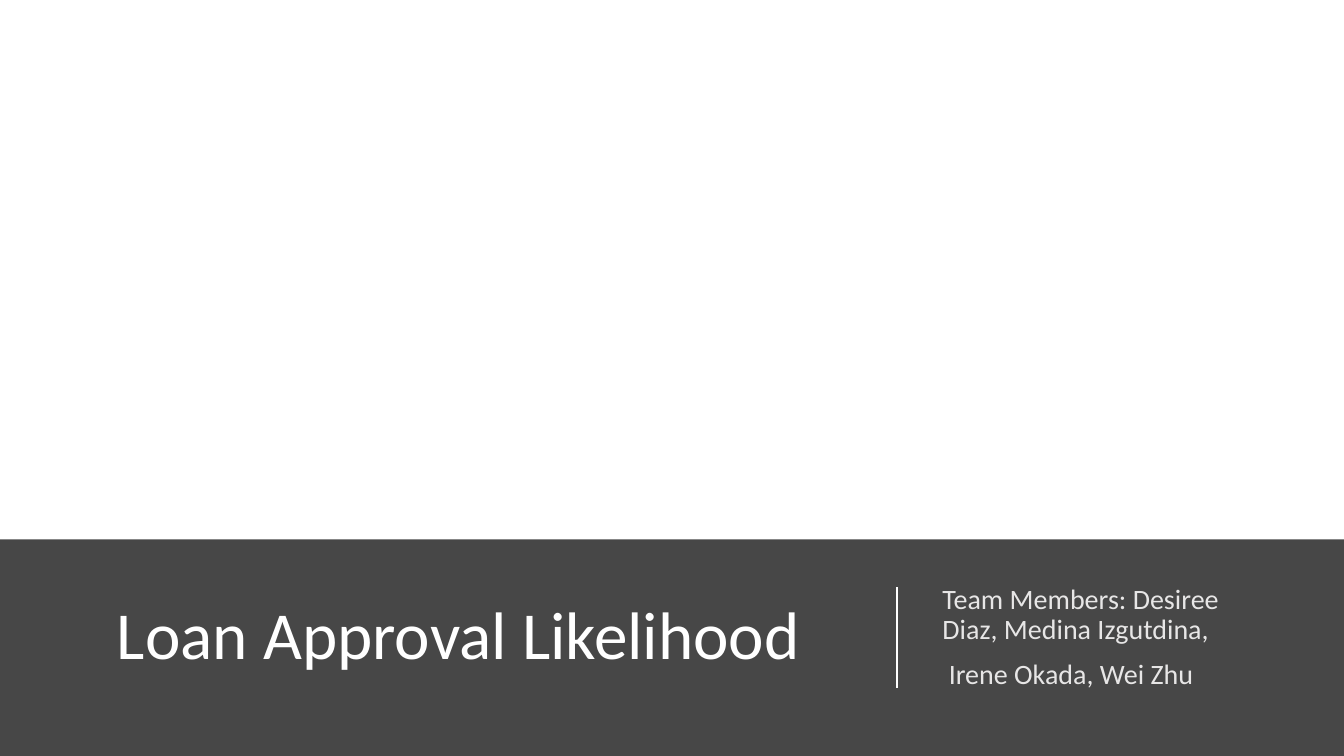
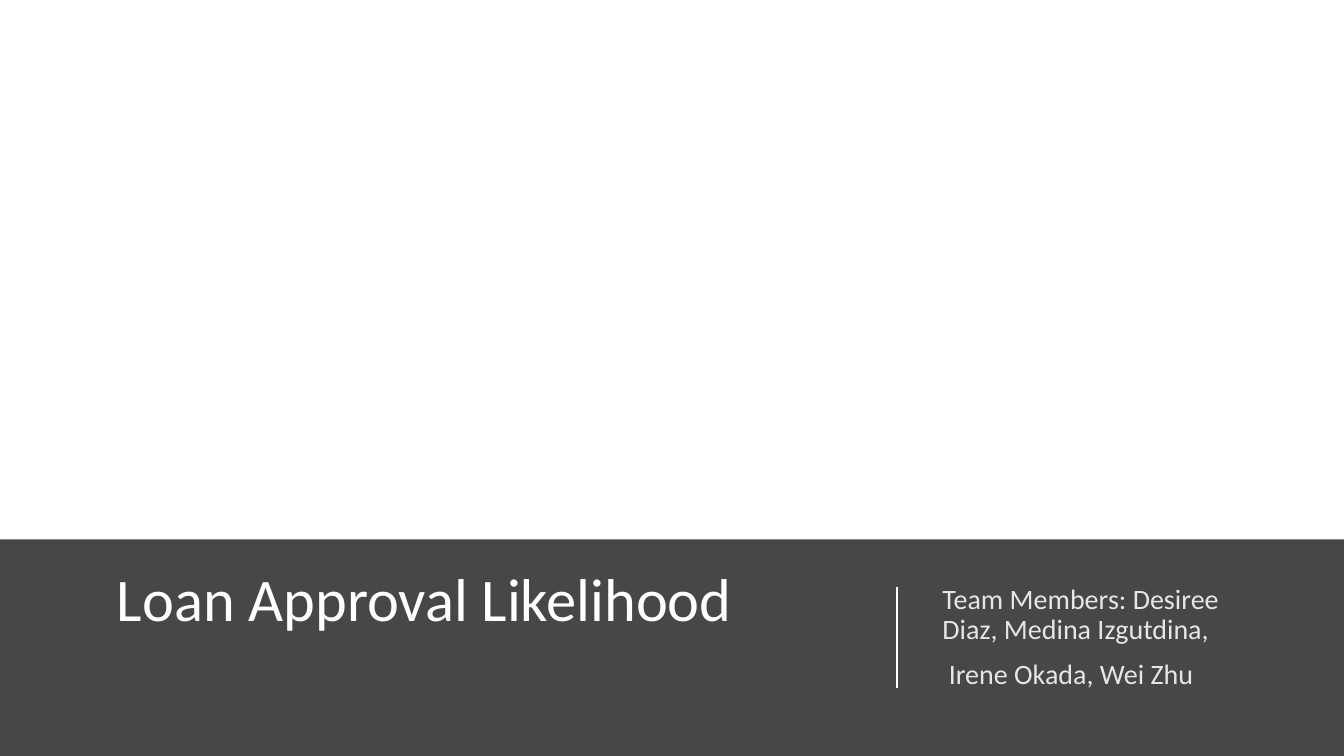
Before and after one commit to diazdez/Project-3, a slide deck: slide 1 of Loan approval project 3.pptx. Drawn at 1344x756 pixels with LibreOffice and Linux fonts; fonts in the diff are those of the drawing; background and template pictures are left out. Boxes give left, top, right and bottom in pixels: in the first picture for what was removed or moved away, otherwise in the second. Text is boxed around its words. In the diff, an @@ line names an element or a change of style, - is before the commit and + after.

```diff
--- a/Loan approval project 3.pptx
+++ b/Loan approval project 3.pptx
@@ title "Loan Approval Likelihood" at (117, 579, 732, 631): size 48 to 43.2 pt @@
```
Also in this commit, not shown: 5 other slides changed, 5 slides added, 2 slides removed.
